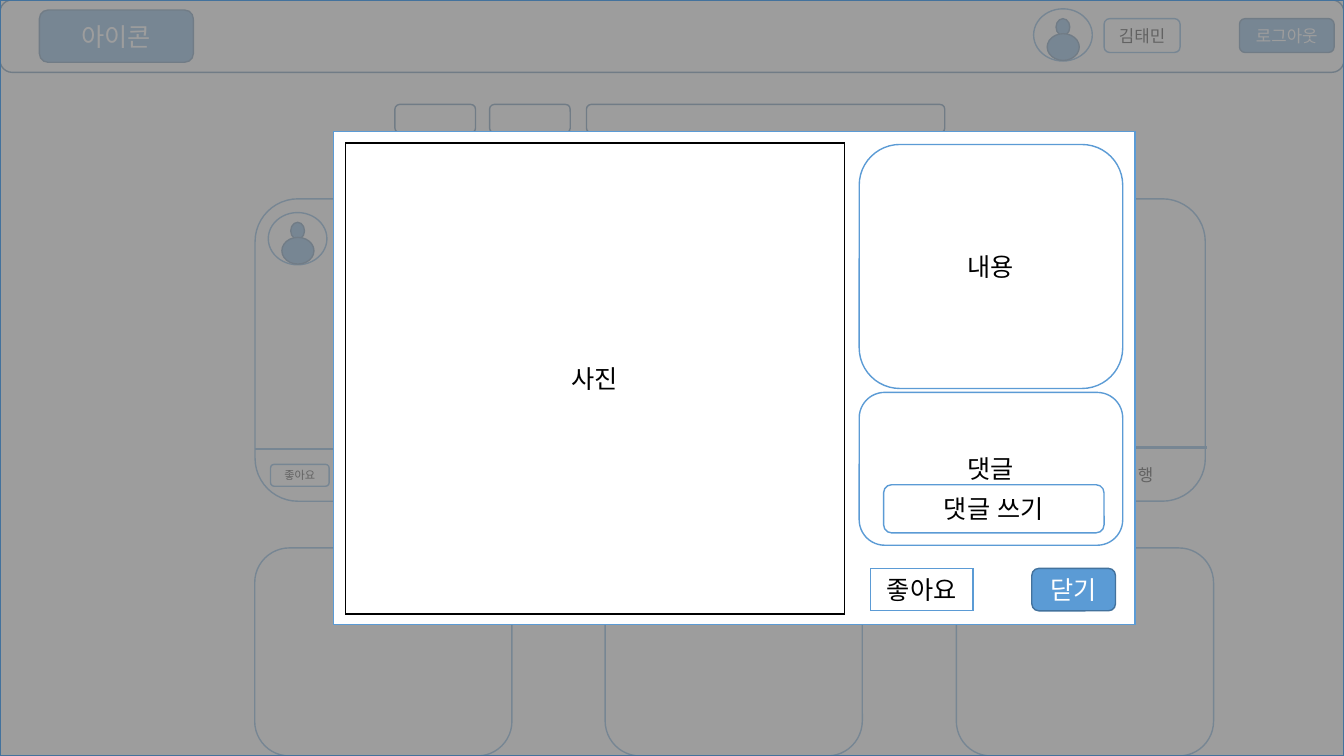
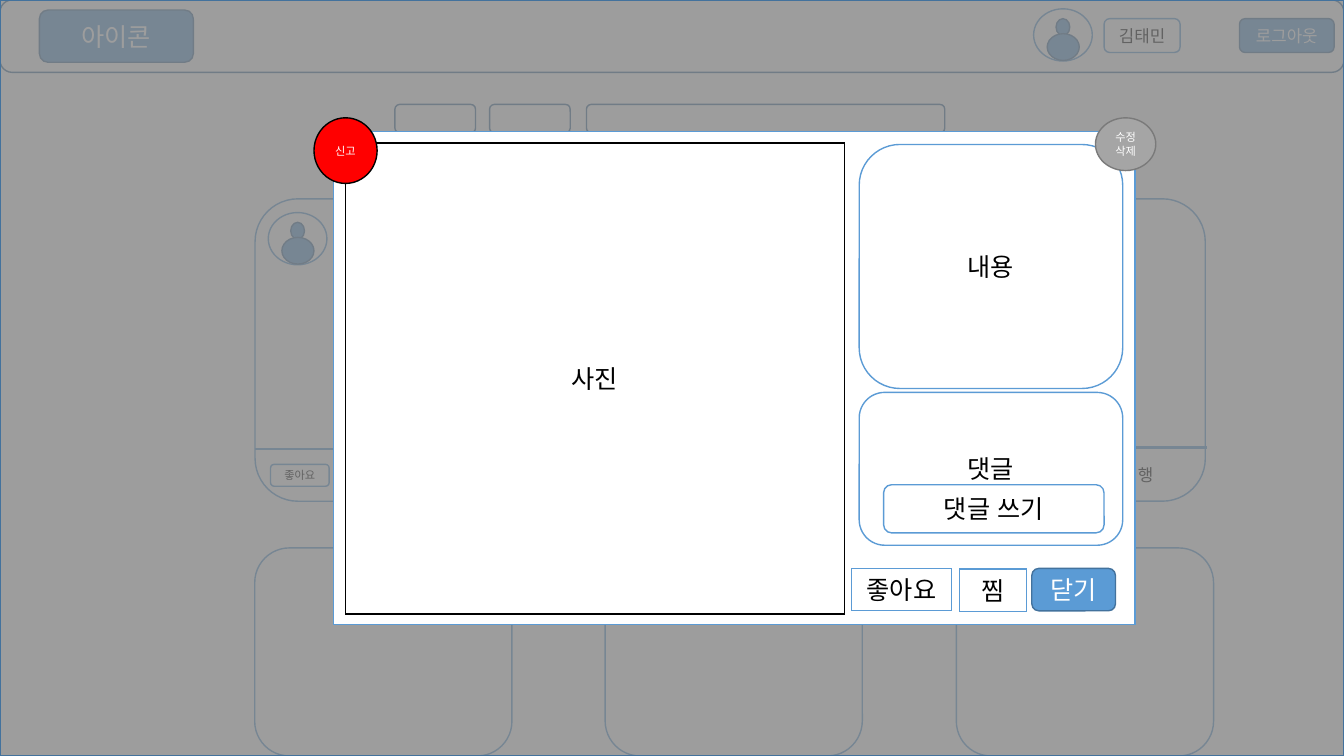
Before and after one commit to ghktjr960/TripDiary, a slide deck: slide 3 of 김태민/김태민/프로젝트 UI.pptx. Drawn at 1344x756 pixels with LibreOffice and Linux fonts; fonts in the diff are those of the drawing. Boxes give left, top, right and bottom in pixels: in the first picture for what was removed or moved away, otherwise in the second. Text is boxed around its words. In the diff, an @@ line names an element or a change of style, - is before the commit and + after.

```diff
--- a/김태민/김태민/프로젝트 UI.pptx
+++ b/김태민/김태민/프로젝트 UI.pptx
@@ ellipse added at [314, 118, 377, 184], fill #FF0000, outline #000000 1 pt, 8 pt, text #FFFFFF @@
+신고
@@ ellipse added at [1096, 118, 1156, 170], fill #A5A5A5, outline #7A7A7A 1 pt, 8 pt, text #FFFFFF @@
+수정
+삭제
@@ rectangle "좋아요": place and size @@
-rectangle "좋아요" at [870, 569, 973, 611]
+rectangle "좋아요" at [852, 569, 952, 611]
@@ rectangle added at [960, 570, 1026, 612], fill #FFFFFF, outline #5B9BD5 1 pt, 18 pt, text #000000 @@
+찜
```
Also in this commit, not shown: 5 other slides changed, 9 slides added, 1 other file.
